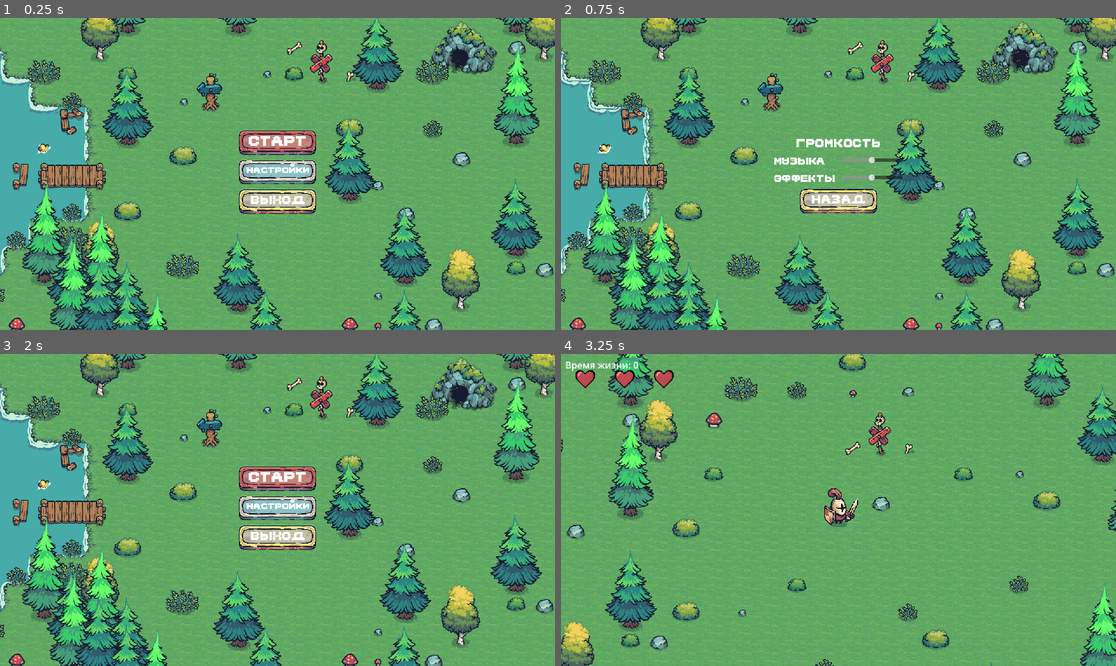
Above: before the commit, frames 1-4 (two rows, left to right).
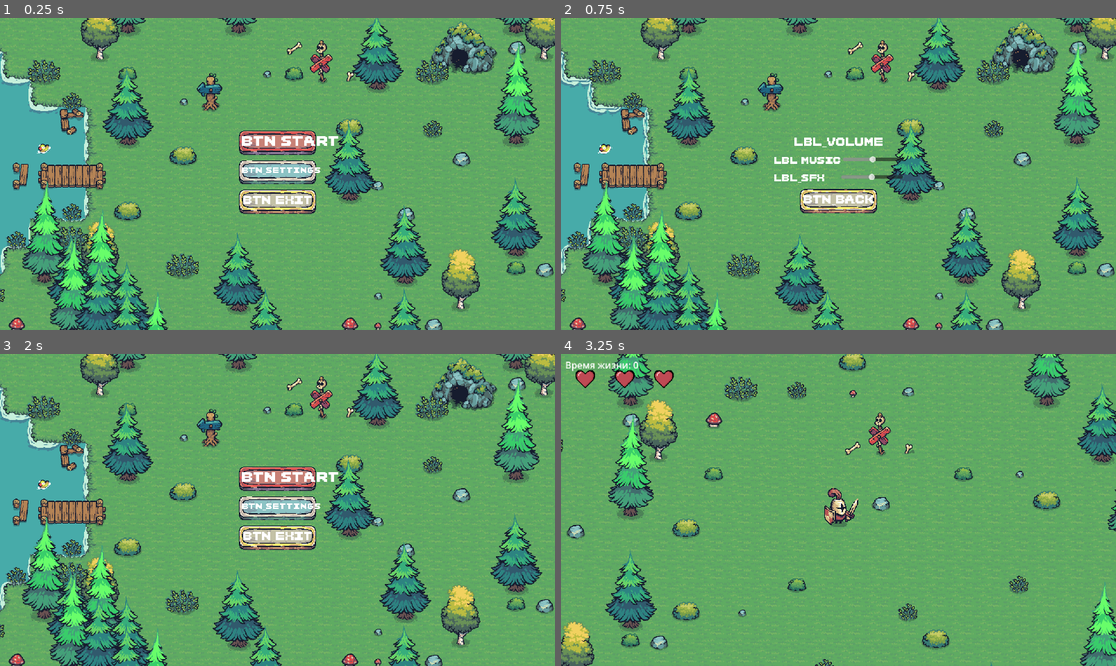
Above: after the commit, the same moments.

Repository: darkicestormteam/Fgame
Game: Godot game, scene res://scenes/mainmenu.tscn
Same seed, same stepped clock (60 frames per second), same inputs: the game is played once before the commit and once after it.
Inputs:
- Up to frame 1 (0.25 s): no input
- Up to frame 2 (0.75 s): click "настройки" (after the commit: "btn_settings") at 0.5 s
- Up to frame 3 (2 s): click "назад" (after the commit: "btn_back") at 1.25 s
- Up to frame 4 (3.25 s): click "старт" (after the commit: "btn_start") at 2 s; click "старт" (after the commit: "btn_start") at 2.75 s

The runs differ from the first frame. In frame 1, 0.7% of the frame differs, in the area x 43-61%, y 37-60%; in frame 2, 0.9%, in the area x 38-62%, y 38-60%; in frame 3, 0.7%; in frame 4, nothing differs.

Commit message:
update branch

Diff:
--- a/project.godot
+++ b/project.godot
@@ -18,6 +18,7 @@
 [autoload]
 
 GameOver="*res://scenes/game_over.tscn"
+Localization="*res://script/localization.gd"
 
 [display]
 
--- a/scenes/TimerGame.tscn
+++ b/scenes/TimerGame.tscn
@@ -10,7 +10,7 @@
 offset_bottom = 23.0
 scale = Vector2(2, 2)
 pivot_offset = Vector2(-15, -15)
-text = "Время жизни: 0"
+text = "timer_label"
 
 [node name="Timer" type="Timer" parent="."]
 autostart = true
--- a/scenes/game_over.tscn
+++ b/scenes/game_over.tscn
@@ -54,8 +54,7 @@
 offset_right = 1318.0
 offset_bottom = 738.0
 theme_override_font_sizes/font_size = 120
-text = "GAME OVER
-"
+text = "game_over"
 horizontal_alignment = 1
 
 [node name="ResetGame" type="Button" parent="."]
@@ -64,6 +63,6 @@
 offset_right = 1111.0
 offset_bottom = 746.0
 theme_override_font_sizes/font_size = 40
-text = "Reset"
+text = "btn_reset"
 
 [connection signal="pressed" from="ResetGame" to="." method="_on_reset_game_pressed"]
--- a/scenes/mainmenu.tscn
+++ b/scenes/mainmenu.tscn
@@ -756,7 +756,7 @@
 offset_bottom = 45.0
 theme_override_fonts/font = ExtResource("4_85riq")
 theme_override_font_sizes/font_size = 23
-text = "старт"
+text = "btn_start"
 horizontal_alignment = 1
 vertical_alignment = 1
 
@@ -776,7 +776,7 @@
 offset_bottom = 45.0
 theme_override_fonts/font = ExtResource("4_85riq")
 theme_override_font_sizes/font_size = 14
-text = "настройки"
+text = "btn_settings"
 horizontal_alignment = 1
 vertical_alignment = 1
 
@@ -796,7 +796,7 @@
 offset_bottom = 45.0
 theme_override_fonts/font = ExtResource("4_85riq")
 theme_override_font_sizes/font_size = 19
-text = "выход"
+text = "btn_exit"
 horizontal_alignment = 1
 vertical_alignment = 1
 
@@ -842,7 +842,7 @@
 size_flags_horizontal = 4
 theme_override_fonts/font = ExtResource("4_85riq")
 theme_override_font_sizes/font_size = 19
-text = "громкость"
+text = "lbl_volume"
 
 [node name="HBoxContainer" type="HBoxContainer" parent="MarginContainer2/VBoxContainer"]
 layout_mode = 2
@@ -851,7 +851,7 @@
 custom_minimum_size = Vector2(150, 0)
 layout_mode = 2
 theme_override_fonts/font = ExtResource("4_85riq")
-text = "Музыка "
+text = "lbl_music"
 
 [node name="music" type="HSlider" parent="MarginContainer2/VBoxContainer/HBoxContainer"]
 layout_mode = 2
@@ -869,7 +869,7 @@
 custom_minimum_size = Vector2(150, 0)
 layout_mode = 2
 theme_override_fonts/font = ExtResource("4_85riq")
-text = "Эффекты"
+text = "lbl_sfx"
 
 [node name="SFX" type="HSlider" parent="MarginContainer2/VBoxContainer/HBoxContainer2"]
 layout_mode = 2
@@ -898,6 +898,6 @@
 offset_bottom = 45.0
 theme_override_fonts/font = ExtResource("4_85riq")
 theme_override_font_sizes/font_size = 19
-text = "назад"
+text = "btn_back"
 horizontal_alignment = 1
 vertical_alignment = 1
--- /dev/null
+++ b/script/localization.gd
@@ -0,0 +1,73 @@
+extends Node
+
+var current_locale: String = "ru"  # Default to Russian
+var translations: Dictionary = {}
+
+func _ready() -> void:
+	load_translations()
+
+func load_translations() -> void:
+	var file = FileAccess.open("res://locales.csv", FileAccess.READ)
+	if not file:
+		push_error("Failed to open locales.csv")
+		return
+
+	# Skip header line
+	file.get_line()
+
+	while not file.eof_reached():
+		var line = file.get_line()
+		if line.strip_edges().is_empty():
+			continue
+
+		var parts = parse_csv_line(line)
+		if parts.size() >= 3:
+			var key = parts[0].strip_edges()
+			var en_value = parts[1].strip_edges()
+			var ru_value = parts[2].strip_edges()
+
+			translations[key] = {
+				"en": unescape_string(en_value),
+				"ru": unescape_string(ru_value)
+			}
+
+	file.close()
+
+func parse_csv_line(line: String) -> Array:
+	var result = []
+	var current = ""
+	var in_quotes = false
+
+	for i in range(line.length()):
+		var char = line[i]
+
+		if char == '"':
+			in_quotes = !in_quotes
+		elif char == ',' and not in_quotes:
+			result.append(current)
+			current = ""
+		else:
+			current += char
+
+	result.append(current)
+	return result
+
+func unescape_string(s: String) -> String:
+	s = s.strip_edges()
+	if s.begins_with('"') and s.ends_with('"'):
+		s = s.substr(1, s.length() - 2)
+	return s.replace('""', '"')
+
+func get_text(key: String) -> String:
+	if translations.has(key):
+		if translations[key].has(current_locale):
+			return translations[key][current_locale]
+		elif translations[key].has("en"):
+			return translations[key]["en"]
+	return key
+
+func set_locale(locale: String) -> void:
+	current_locale = locale
+
+func get_locale() -> String:
+	return current_locale
--- a/script/timer_game.gd
+++ b/script/timer_game.gd
@@ -21,4 +21,4 @@
 func update_label() -> void:
 	# Показываем только секунды
 	var seconds = int(time_elapsed)
-	timer_label.text = "Время жизни: %d" % seconds
+	timer_label.text = Localization.get_text("timer_label") % seconds
Not shown, changed: .gitignore
